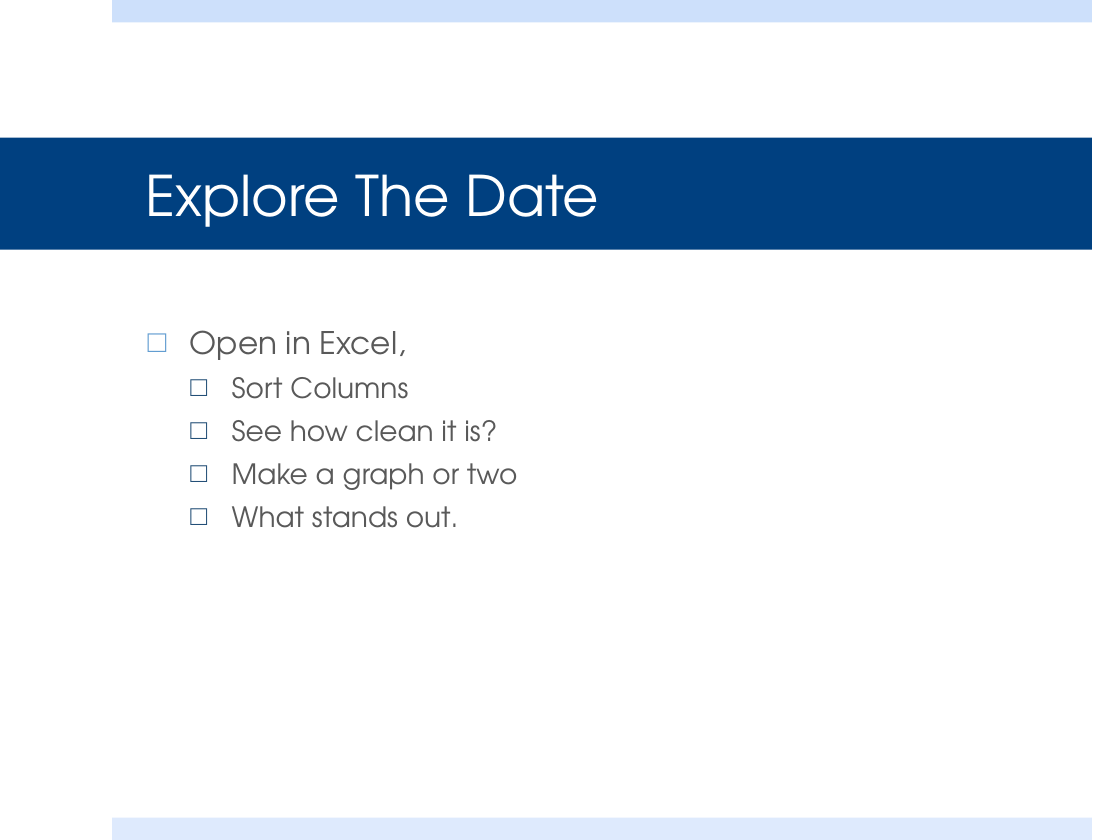
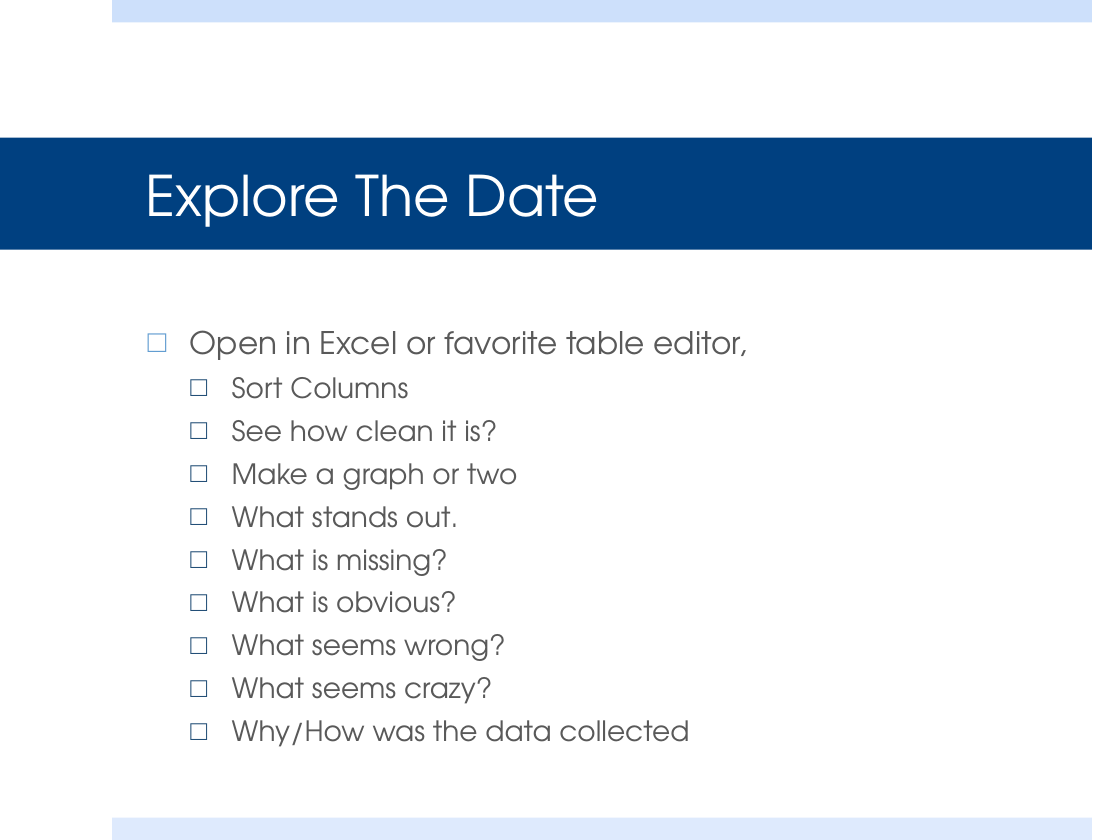
Before and after one commit to steven-king/j586, a slide deck: slide 10 of _classes/17_data/Class17_data.pptx (slide 6 before the commit). Drawn at 1120x840 pixels with LibreOffice and Linux fonts; fonts in the diff are those of the drawing. Boxes give left, top, right and bottom in pixels: in the first picture for what was removed or moved away, otherwise in the second. Text is boxed around its words. In the diff, an @@ line names an element or a change of style, - is before the commit and + after.

Commit message:
updating dat ppt

```diff
--- a/_classes/17_data/Class17_data.pptx
+++ b/_classes/17_data/Class17_data.pptx
@@ text at <box>190,330,747,360</box>: text changed @@
-□ Open in Excel,
+□ Open in Excel or favorite table editor,
@@ text at <box>232,549,689,747</box>: paragraphs added @@
+  □ What is missing?
+  □ What is obvious?
+  □ What seems wrong?
+  □ What seems crazy?
+  □ Why/How was the data collected
```
Also in this commit, not shown: 2 other slides changed, 6 slides added, 1 slide removed.
